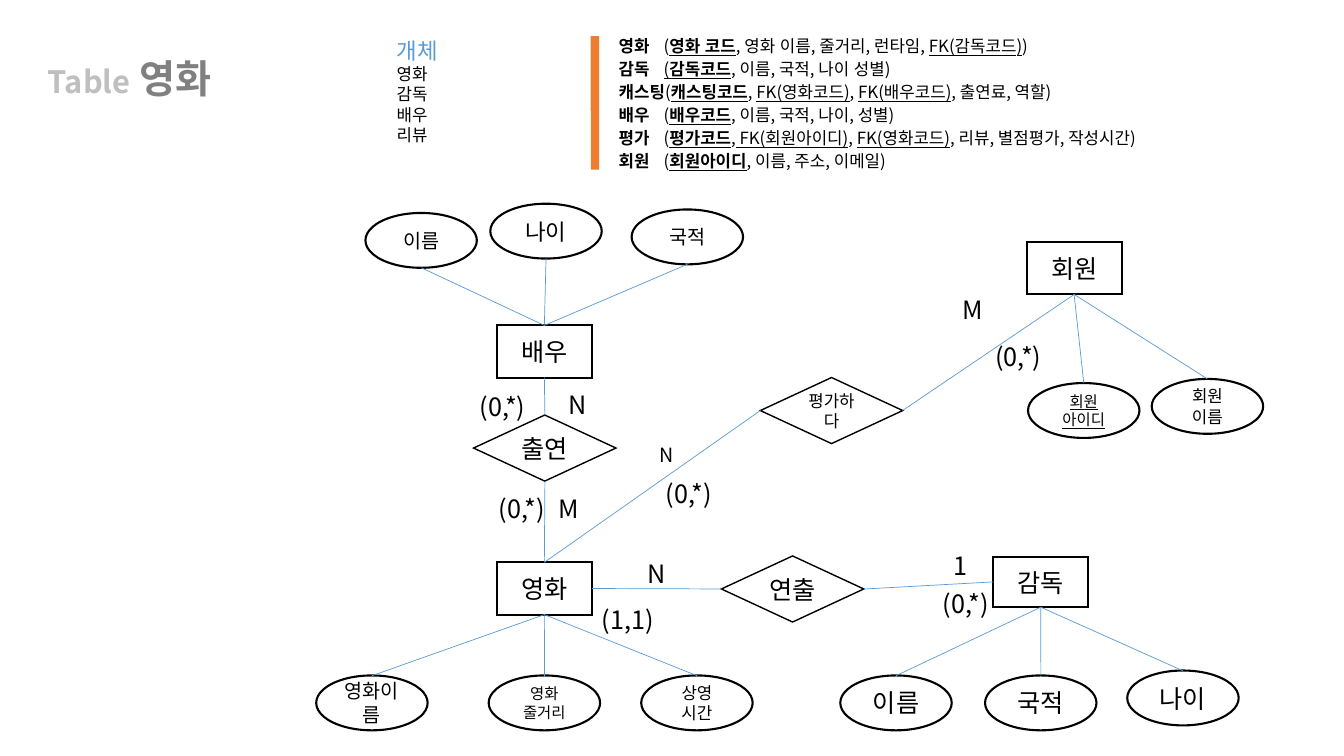
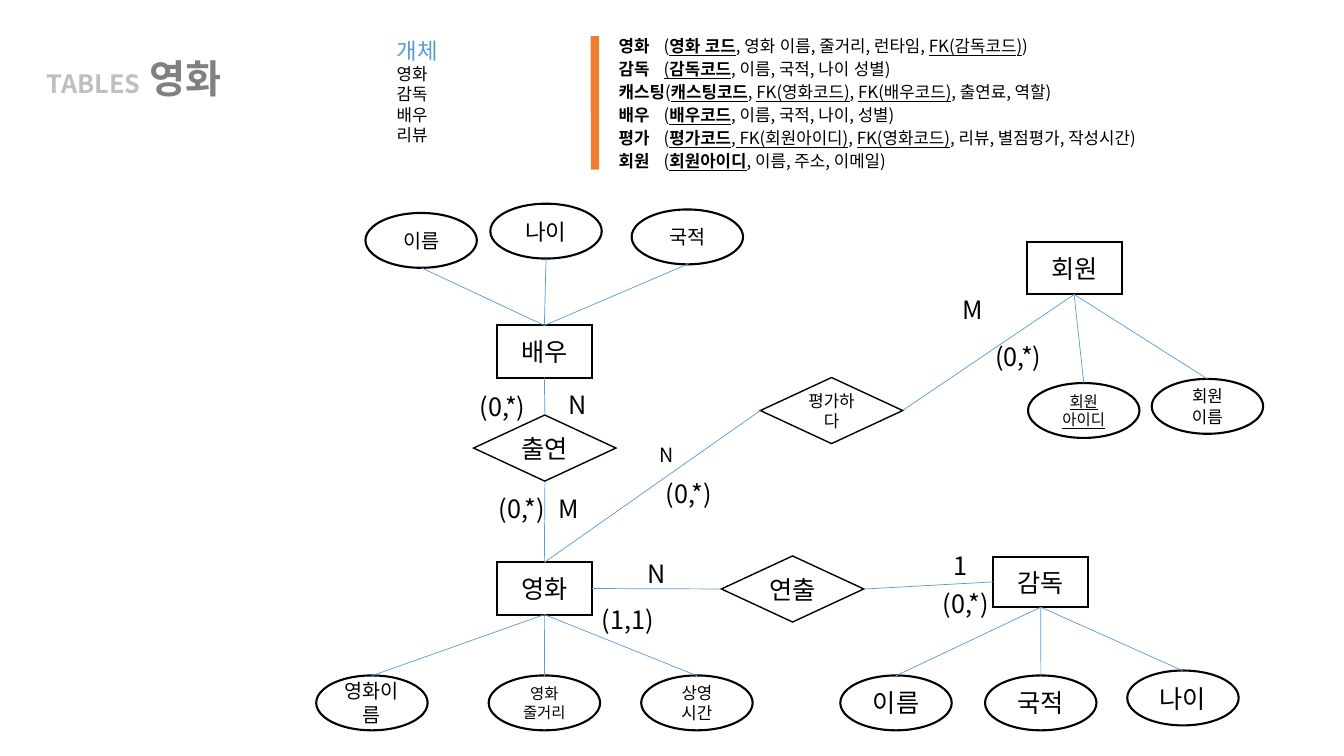
Before and after one commit to SunWater8/java-205, a slide deck: slide 1 of ERD/문서 06-17 145712 모델링 (영화, 리뷰).pptx. Drawn at 1344x756 pixels with LibreOffice and Linux fonts; fonts in the diff are those of the drawing. Boxes give left, top, right and bottom in pixels: in the first picture for what was removed or moved away, otherwise in the second. Text is boxed around its words. In the diff, an @@ line names an element or a change of style, - is before the commit and + after.

```diff
--- a/ERD/문서 06-17 145712 모델링 (영화, 리뷰).pptx
+++ b/ERD/문서 06-17 145712 모델링 (영화, 리뷰).pptx
@@ text at (47, 60, 221, 97): text changed; size 22 to 18 pt @@
-Table 영화
+TABLES 영화
```
Also in this commit, not shown: 1 other slide changed, 6 other files.
